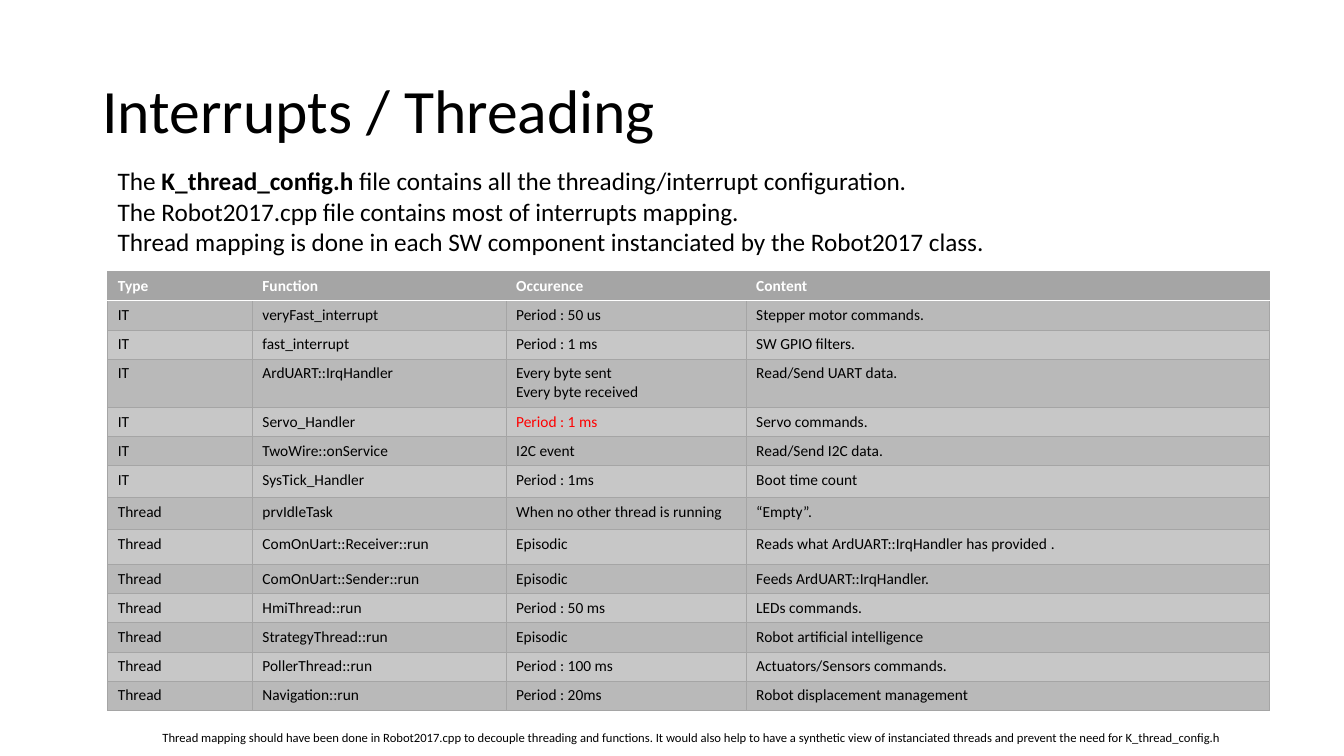
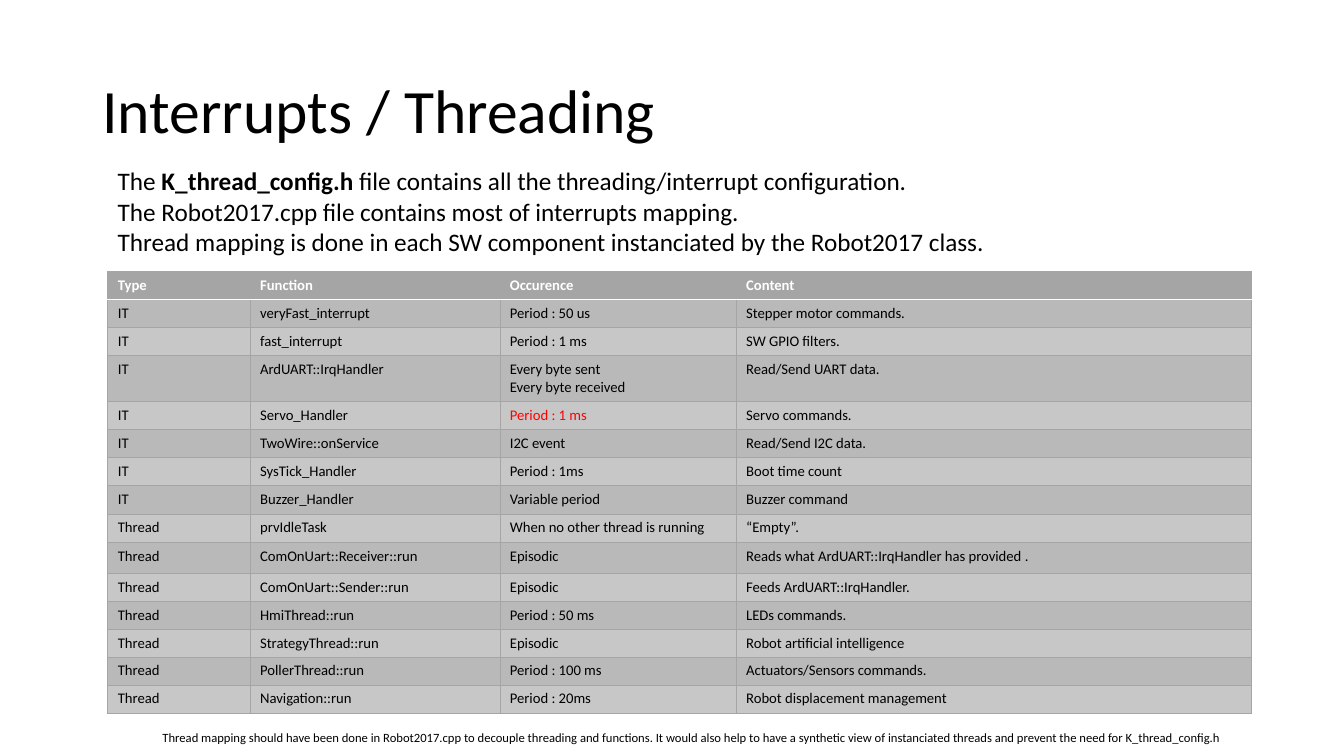
Before and after one commit to wixiw/ard2017, a slide deck: slide 8 of docs/SwArchitecture.pptx. Drawn at 1344x756 pixels with LibreOffice and Linux fonts; fonts in the diff are those of the drawing. Boxes give left, top, right and bottom in pixels: in the first picture for what was removed or moved away, otherwise in the second. Text is boxed around its words. In the diff, an @@ line names an element or a change of style, - is before the commit and + after.

Commit message:
Vizu can now request buzzer sound to robot. Help tab added

```diff
--- a/docs/SwArchitecture.pptx
+++ b/docs/SwArchitecture.pptx
@@ table at (108,271,1251,710) @@
+row 8: IT | Buzzer_Handler | Variable period | Buzzer command
@@ table: place and size @@
-table at (108,271,1269,707)
+table at (108,271,1251,710)
```
Also in this commit, not shown: 18 other files.
